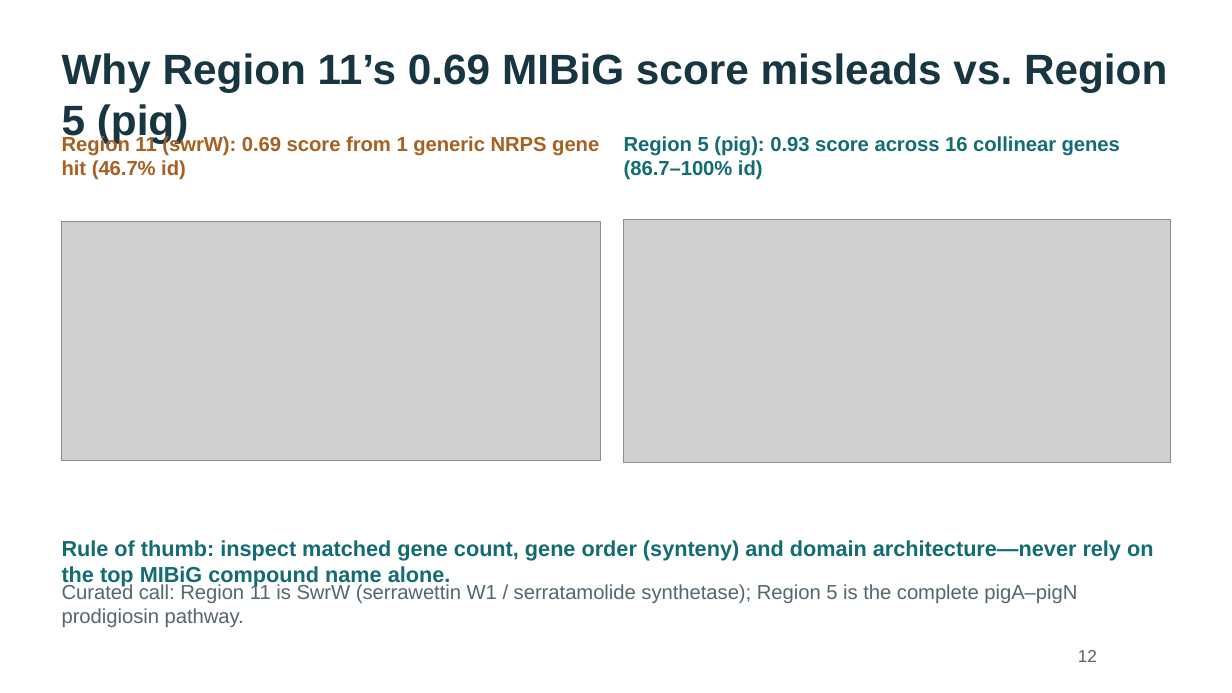
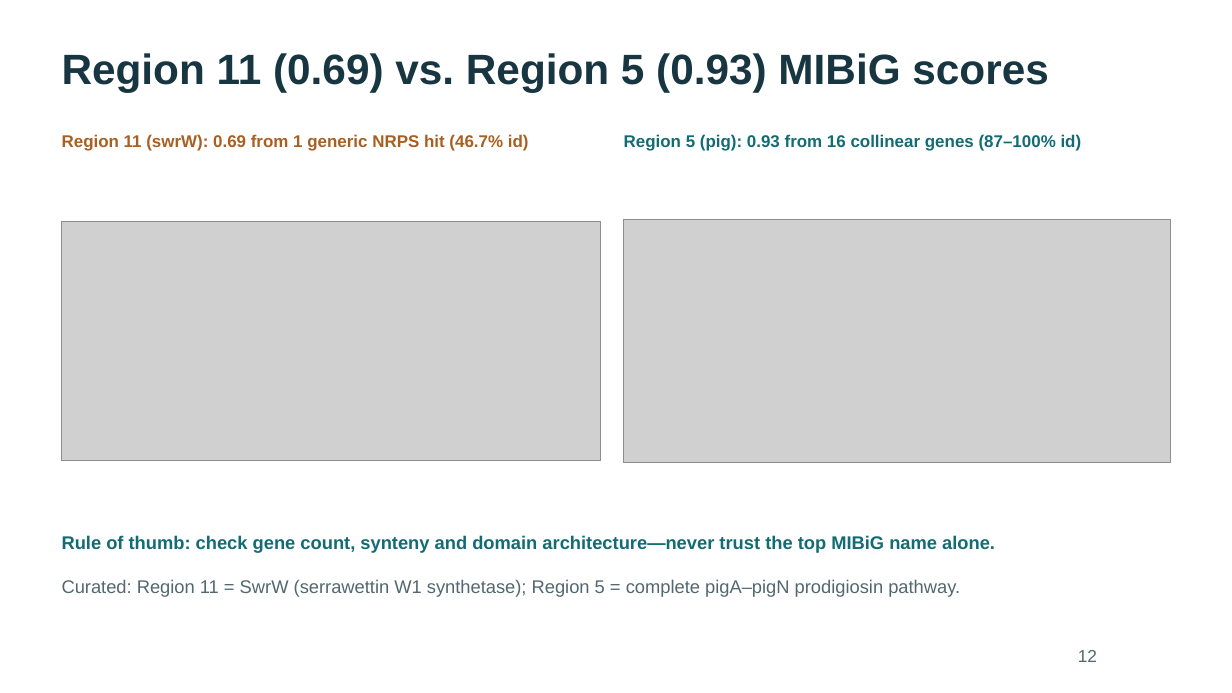
Before and after one commit to WhyAdr/sm-manu, a slide deck: slide 12 of explainer/NMZ-Serratia-genomics-explainer-2026-10-20.pptx. Drawn at 1232x693 pixels with LibreOffice and Linux fonts; fonts in the diff are those of the drawing; grey boxes stand for pictures. Boxes give left, top, right and bottom in pixels: in the first picture for what was removed or moved away, otherwise in the second. Text is boxed around its words. In the diff, an @@ line names an element or a change of style, - is before the commit and + after.

Commit message:
Fix text wrapping on explainer slides 9, 11-16; sync slide titles in docs; rebuild 40-slide deck and PDFs

```diff
--- a/explainer/NMZ-Serratia-genomics-explainer-2026-10-20.pptx
+++ b/explainer/NMZ-Serratia-genomics-explainer-2026-10-20.pptx
@@ text at (62,53,1048,92): text changed @@
-Why Region 11’s 0.69 MIBiG score misleads vs. Region 5 (pig)
+Region 11 (0.69) vs. Region 5 (0.93) MIBiG scores
@@ text at (62,134,529,151): text changed; size 15.8 to 13.1 pt @@
-Region 11 (swrW): 0.69 score from 1 generic NRPS gene hit (46.7% id)
+Region 11 (swrW): 0.69 from 1 generic NRPS hit (46.7% id)
@@ text at (624,134,1082,151): text changed; size 15.8 to 13.1 pt @@
-Region 5 (pig): 0.93 score across 16 collinear genes (86.7–100% id)
+Region 5 (pig): 0.93 from 16 collinear genes (87–100% id)
@@ text at (62,535,995,553): text changed; size 16.9 to 14.2 pt @@
-Rule of thumb: inspect matched gene count, gene order (synteny) and domain architecture—never rely on the top MIBiG compound name alone.
+Rule of thumb: check gene count, synteny and domain architecture—never trust the top MIBiG name alone.
@@ text at (62,579,960,597): text changed; size 15.8 to 14.2 pt @@
-Curated call: Region 11 is SwrW (serrawettin W1 / serratamolide synthetase); Region 5 is the complete pigA–pigN prodigiosin pathway.
+Curated: Region 11 = SwrW (serrawettin W1 synthetase); Region 5 = complete pigA–pigN prodigiosin pathway.
```
Also in this commit, not shown: 6 other slides changed, 5 other files.
